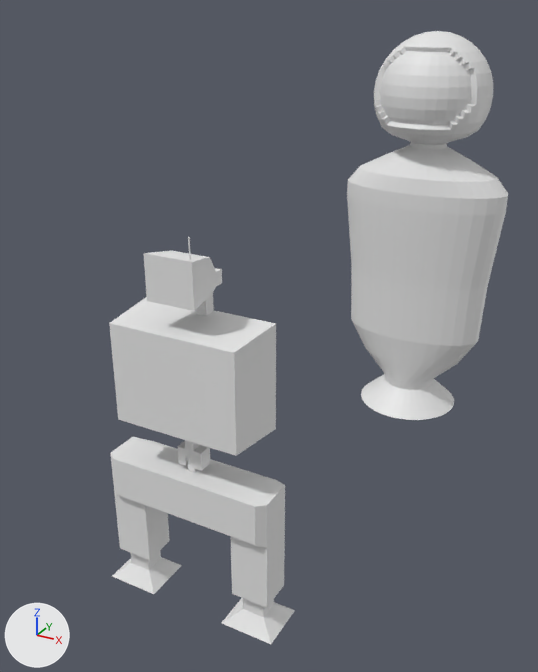
The Blender file ExternalAssets/NewBody.blend, before and after one commit.
Both versions are drawn from a 50 mm camera at (3.99, -5.59, 7.2) aimed at (-0.75, 3.04, 2.89). Arrows for +X, +Y and +Z are at lower left; the lights stay in place.

In view in the first picture: 'Cube', 'PlayerModel'.
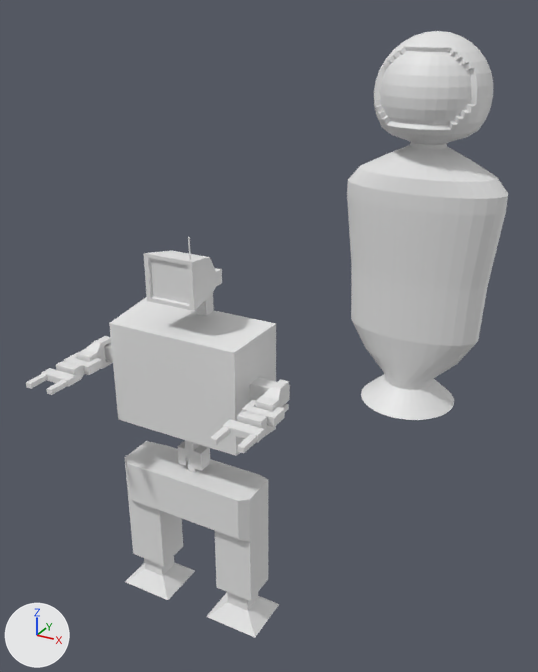
Commit message: A bunch of work on the new player body

The edits, one by one:
me_cube is used by ob_cube; location (0.0, 0.0, 0.5); scale (50.0, 50.0, 50.0).
me_cube had 140 vertices, 124 faces and spanned x -0.0219..0.0219, y -0.0064..0.0076, z 0.0085..0.0962.
me_cube now has 148 vertices, 132 faces and spans x -0.0179..0.0179, y -0.0064..0.0076, z 0.0085..0.0962.
Part 1, on me_cube:
26 vertices in x 0.0093..0.0219, y -0.0057..0.0072, z 0.0085..0.043 move by (-0.004, 0.0, 0.0).
26 vertices in x -0.0219..-0.0093, y -0.0057..0.0072, z 0.0085..0.043 move by (0.004, 0.0, 0.0).
Part 2, on me_cube:
1 face is deleted.
8 vertices are added at x -0.0046..0.0046, y -0.0055..-0.005, z 0.0833..0.0913.
9 new faces join them.
Mesh me_cube_002 is new.
It has 112 vertices, 96 faces and spans x -6.25..1.0, y -12.7..1.0, z -1.84..1.84.
Object 'Cube.001' (ob_cube_001) is new; it shows me_cube_002.
Its location is (-0.75, 0.0, 3.82).
Its scale is (0.0806, 0.0806, 0.0806).
Object 'Cube.002' (ob_cube_002) is new; it shows a copy of me_cube_002.
Its location is (0.75, 0.0, 3.82).
Its scale is (-0.0806, 0.0806, 0.0806).

Boxes (x1, y1, x2, y2) around the edits, measured in the pictures (538 x 672 px; the box of a moved part takes in the faces that stretch with it):
'Cube', reshaped (9% narrower)
    before: (109, 237, 295, 644)
    after: (109, 237, 279, 637)
'Cube.002', added
    after: (210, 377, 290, 453)
'Cube.001', added
    after: (26, 336, 113, 395)
part 1 of me_cube, moved or reshaped
    before: (110, 437, 295, 644)
    after: (125, 441, 279, 637)
part 2 of me_cube, built on
    both: (144, 253, 194, 311)
